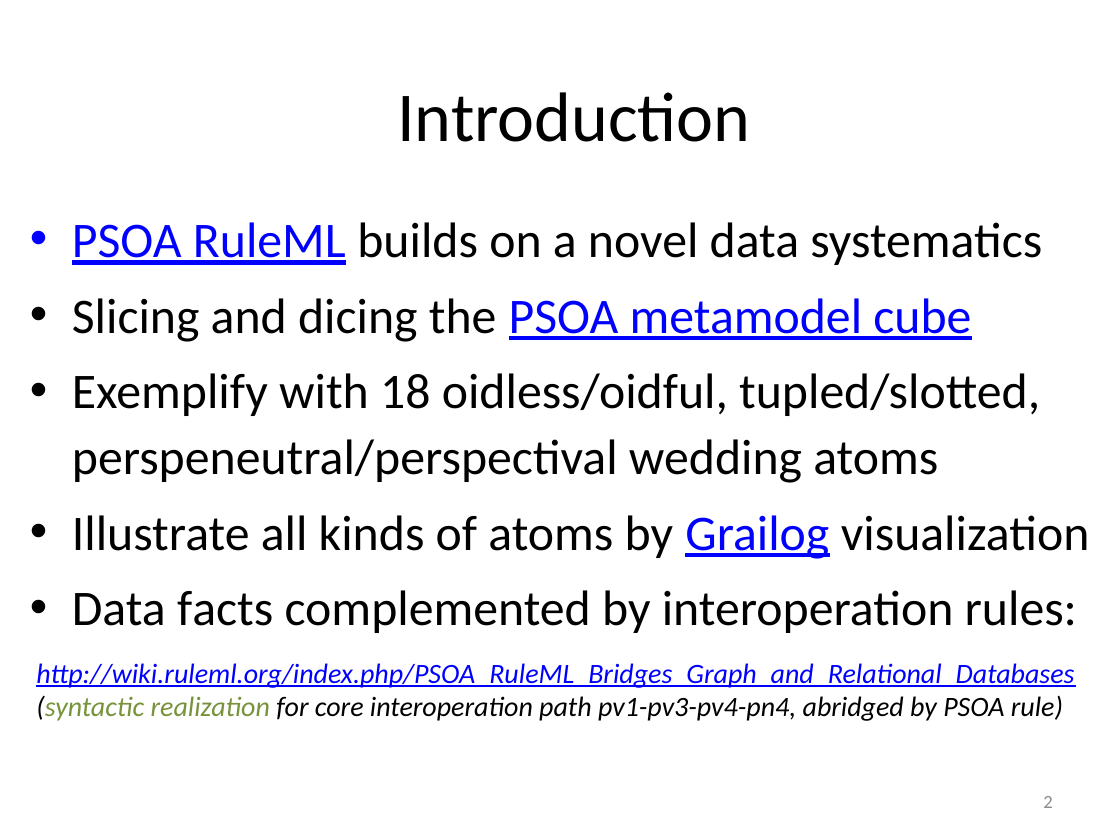
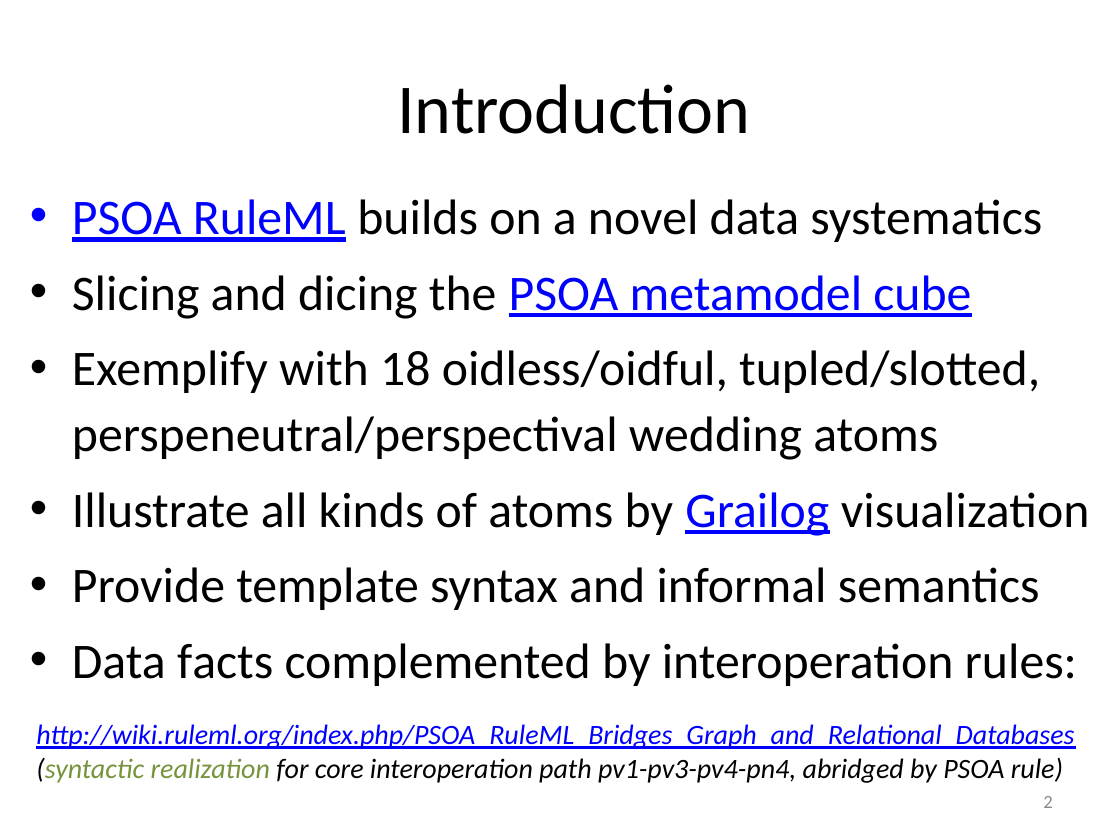
Before and after one commit to RuleML/ruleml-website, a slide deck: slide 2 of talks/PSOAMetamodelGrailogWedding.pptx. Drawn at 1120x840 pixels with LibreOffice and Linux fonts; fonts in the diff are those of the drawing. Boxes give left, top, right and bottom in pixels: in the first picture for what was removed or moved away, otherwise in the second. Text is boxed around its words. In the diff, an @@ line names an element or a change of style, - is before the commit and + after.

```diff
--- a/talks/PSOAMetamodelGrailogWedding.pptx
+++ b/talks/PSOAMetamodelGrailogWedding.pptx
@@ title "Introduction": place and size @@
-title "Introduction" at bbox=[397, 92, 750, 142]
+title "Introduction" at bbox=[397, 84, 750, 134]
@@ text "PSOA RuleML builds on a ...": place and size @@
-text "PSOA RuleML builds on a ..." at bbox=[72, 222, 1090, 633]
+text "PSOA RuleML builds on a ..." at bbox=[72, 199, 1090, 686]
@@ text at bbox=[72, 567, 1040, 610]: paragraph added @@
+• Provide template syntax and informal semantics
@@ text "http://wiki.ruleml.org/index.php/PSOA_RuleML_Bridges_Graph_a ...": place and size @@
-text "http://wiki.ruleml.org/index.php/PSOA_RuleML_Bridges_Graph_a ..." at bbox=[36, 663, 1074, 721]
+text "http://wiki.ruleml.org/index.php/PSOA_RuleML_Bridges_Graph_a ..." at bbox=[36, 724, 1074, 783]
```
Also in this commit, not shown: 7 other slides changed, 6 slides added, 1 other file.
